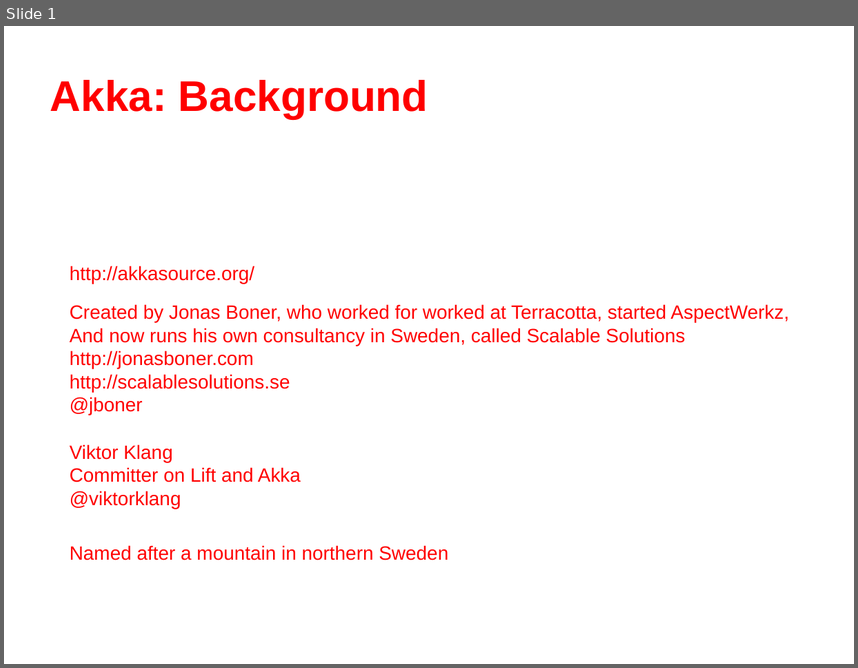
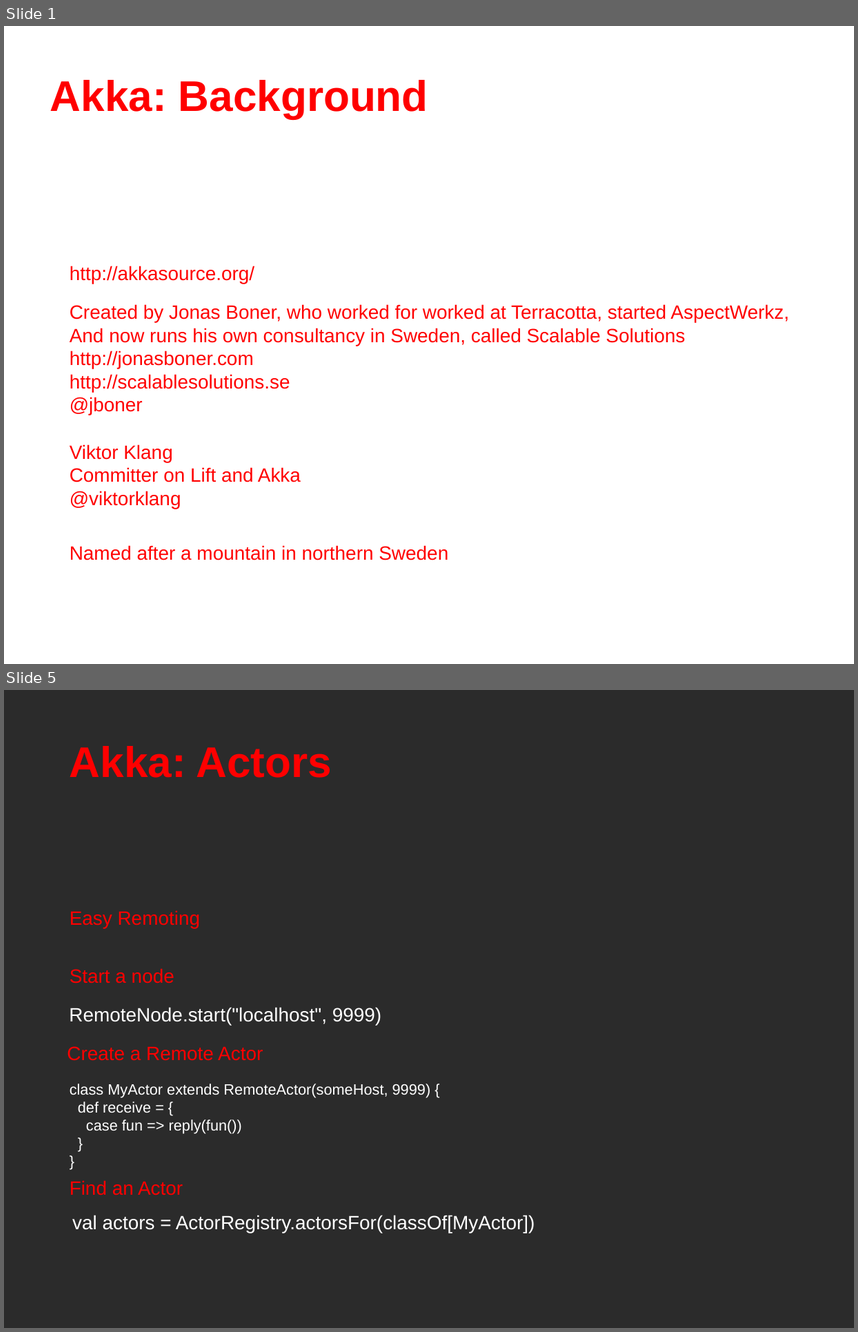
Before and after one commit to dwhitney/akka_meetup, a slide deck: akka.odp. Shown one above the other, each under a label of ours: slide 1 before the commit, slides 1 and 5 after it; the slides between them are not shown. The pictures are 858x668 and 858x1332 pixels, drawn with LibreOffice and Linux fonts; fonts in the diff are those of the drawing; background and template pictures are left out; a plain dark background stands for a picture behind light text. Boxes give left, top, right and bottom in pixels: in the first picture for what was removed or moved away, otherwise in the second. Text is boxed around its words. In the diff, an @@ line names an element or a change of style, - is before the commit and + after.

```diff
--- a/akka.odp
+++ b/akka.odp
@@ slide 5 added at [4,690,854,1328], background picture (left out) @@
@@ text added at [70,746,332,778], 40 pt, text #FF0000, bold @@
+Akka: Actors
@@ text added at [70,910,201,928], 18 pt, text #FF0000 @@
+Easy Remoting
@@ text added at [70,968,174,983], 18 pt, text #FF0000 @@
+Start a node
@@ text added at [69,1007,381,1025], 18 pt, text #FFFFFF @@
+RemoteNode.start("localhost", 9999)
@@ text added at [67,1046,263,1061], 18 pt, text #FF0000 @@
+Create a Remote Actor
@@ text added at [70,1083,431,1134], 14 pt, text #FFFFFF @@
+class MyActor extends RemoteActor(someHost, 9999) {
+def receive = {
+case fun => reply(fun())
+}
+}
@@ text added at [70,1180,183,1195], 18 pt, text #FF0000 @@
+Find an Actor
@@ text added at [72,1214,535,1232], 18 pt, text #FFFFFF @@
+val actors = ActorRegistry.actorsFor(classOf[MyActor])
```
Also in this commit, not shown: 1 slide changed, 10 other slides added, 1 other file.
